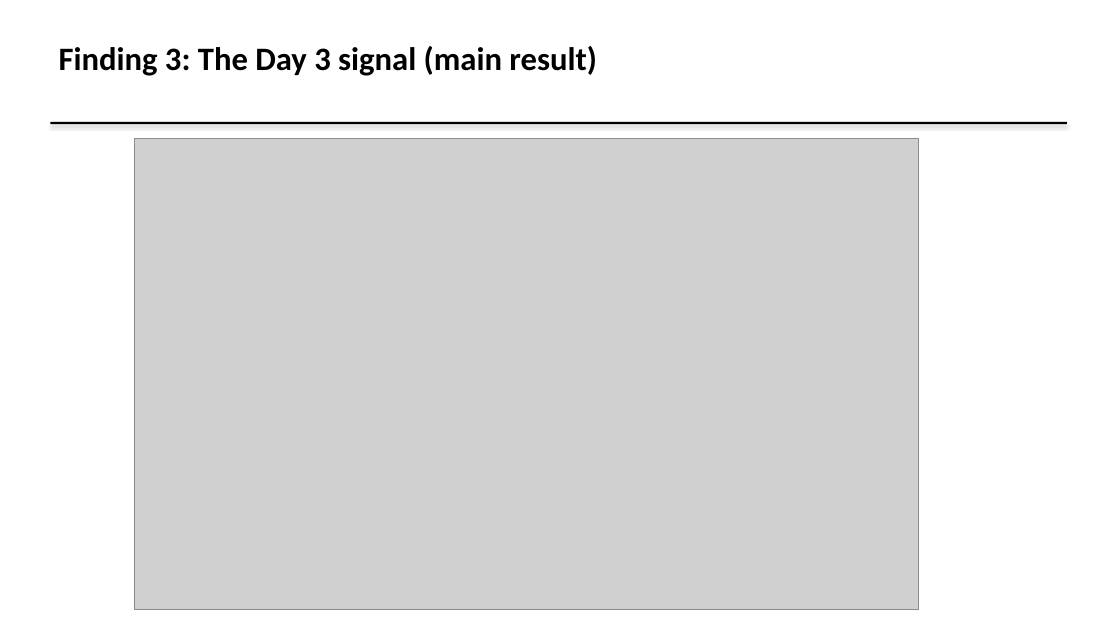
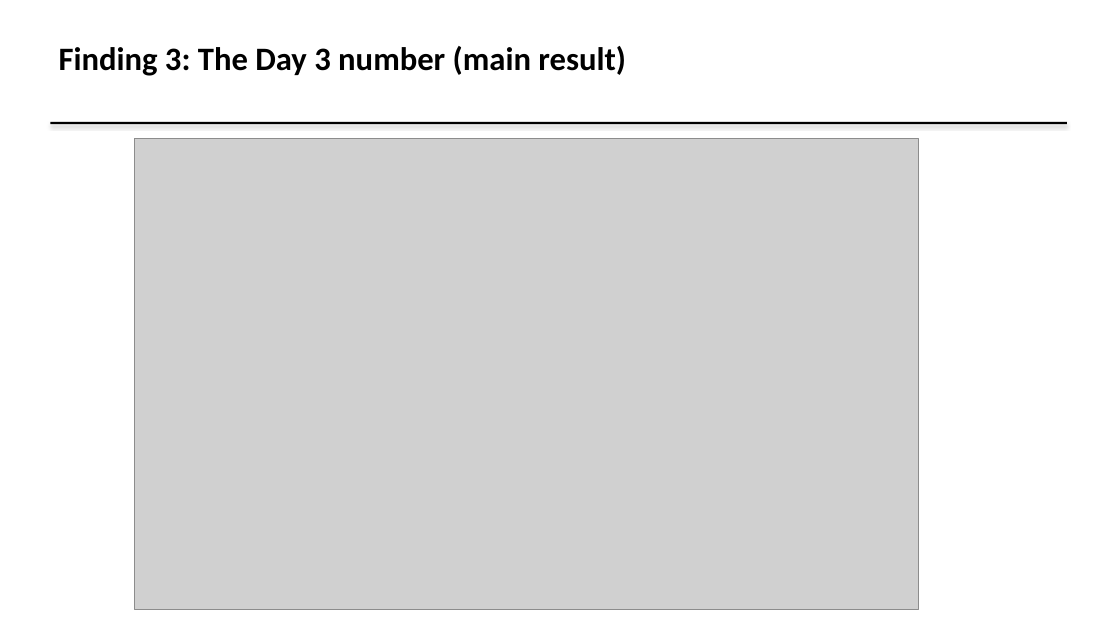
Before and after one commit to GAURI-cpu/ReleaseDayMovie, a slide deck: slide 8 of report/Release Day Radar Slides.pptx. Drawn at 1120x630 pixels with LibreOffice and Linux fonts; fonts in the diff are those of the drawing; grey boxes stand for pictures. Boxes give left, top, right and bottom in pixels: in the first picture for what was removed or moved away, otherwise in the second. Text is boxed around its words. In the diff, an @@ line names an element or a change of style, - is before the commit and + after.

```diff
--- a/report/Release Day Radar Slides.pptx
+++ b/report/Release Day Radar Slides.pptx
@@ text at box(59, 46, 626, 76): text changed @@
-Finding 3: The Day 3 signal (main result)
+Finding 3: The Day 3 number (main result)
```
Also in this commit, not shown: 8 other slides changed, 4 other files.
